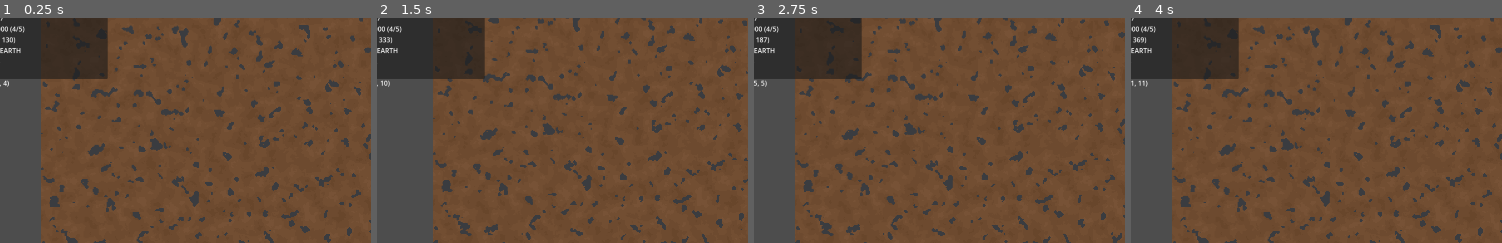
Above: before the commit, frames 1-4 (left to right).
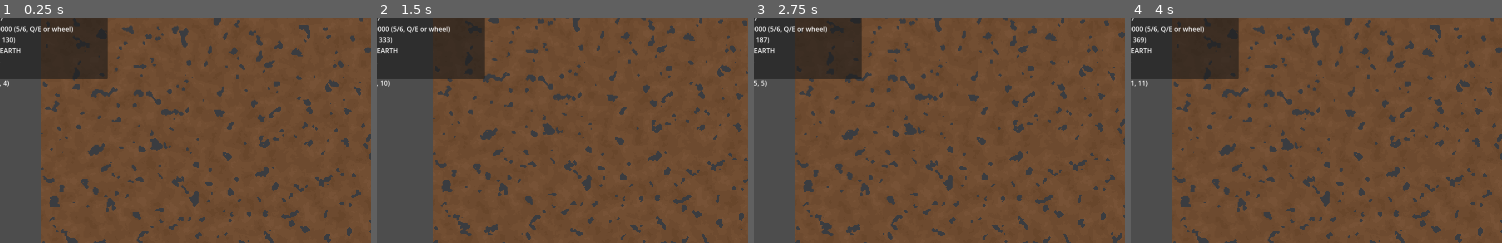
Above: after the commit, the same moments.

Repository: Kanturna/Diggy
Game: Godot game, scene res://main/Main.tscn
Two runs of this game, one before a commit and one after it. Both use one fixed random seed, a clock stepped at 60 frames per second and the inputs below.
Inputs (mouse positions are % of the whole screen's width and height, from its top left):
- Up to frame 1 (0.25 s): no input
- Up to frame 2 (1.5 s): tap Enter at 0.5 s; move the mouse to (78, 45) at 0.52 s; tap S (camera_down) at 0.6 s; click (78, 45) at 0.67 s; tap Space at 1.25 s; move the mouse to (32, 55) at 1.27 s; tap A (camera_left) at 1.35 s; click (32, 55) at 1.42 s
- Up to frame 3 (2.75 s): tap Enter at 2 s; move the mouse to (65, 28) at 2.02 s; tap D (camera_right) at 2.1 s; click (65, 28) at 2.17 s
- Up to frame 4 (4 s): tap Space at 2.75 s; move the mouse to (49, 70) at 2.77 s; tap Shift (camera_speed) at 2.85 s; click (49, 70) at 2.92 s; tap Enter at 3.5 s; move the mouse to (86, 65) at 3.52 s; tap W (camera_up) at 3.6 s; click (86, 65) at 3.67 s
The pictures show only the part of the screen within x 5-55%, y 5-55%; the shares and areas given below are measured in that part.

The runs differ from the first frame. In frame 1, 0.3% of the frame differs, in the area x 2-20%, y 3-7%; in frame 2, 0.3%; in frame 3, 0.3%; in frame 4, 0.3%.

Commit message:
zoom fix

Diff:
--- a/core/Config.gd
+++ b/core/Config.gd
@@ -14,13 +14,14 @@
 const CAMERA_BASE_SPEED := 550.0
 const CAMERA_SHIFT_MULTIPLIER := 2.2
 const CAMERA_ZOOM_LEVELS := [
+	0.0625,
 	0.125,
 	0.25,
 	0.5,
 	1.0,
 	2.0,
 ]
-const CAMERA_DEFAULT_ZOOM_INDEX := 3
+const CAMERA_DEFAULT_ZOOM_INDEX := 4
 
 const DEBUG_TOGGLE_ACTION := "debug_toggle"
 const MOVE_UP_ACTION := "camera_up"
--- a/debug/DebugOverlay.gd
+++ b/debug/DebugOverlay.gd
@@ -37,9 +37,9 @@
 		var zoom_levels := Config.CAMERA_ZOOM_LEVELS
 		var zoom_level_index := zoom_levels.find(camera.zoom.x)
 		if zoom_level_index >= 0:
-			lines.append("Zoom: %.3f (%d/%d)" % [camera.zoom.x, zoom_level_index + 1, zoom_levels.size()])
+			lines.append("Zoom: %.4f (%d/%d, Q/E or wheel)" % [camera.zoom.x, zoom_level_index + 1, zoom_levels.size()])
 		else:
-			lines.append("Zoom: %.3f" % camera.zoom.x)
+			lines.append("Zoom: %.4f" % camera.zoom.x)
 	lines.append("Cell: (%d, %d)" % [cell.x, cell.y])
 
 	if not world.is_in_bounds(cell.x, cell.y):
--- a/project.godot
+++ b/project.godot
@@ -19,4 +19,5 @@
 window/size/viewport_width=1920
 window/size/viewport_height=1080
 window/stretch/mode="viewport"
+window/stretch/aspect="keep"
 window/stretch/scale_mode="integer"
